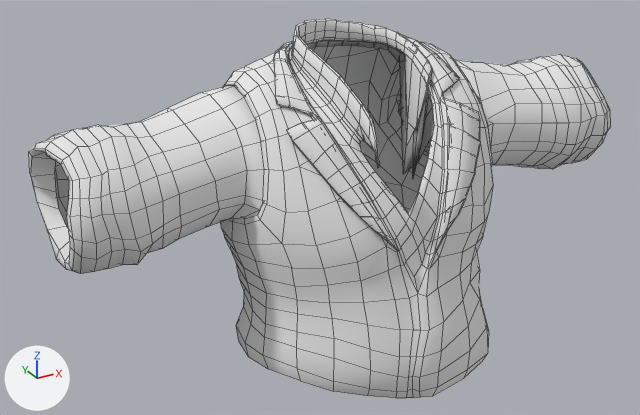
A saved change to the OBJ model data/mesh/Utah/Uth_Shirt_MshShape.obj.
One viewpoint serves both versions: a 50 mm camera at (-64.0, -104.3, 188.5) aimed at (-6.0, 1.2, 135.8). Arrows for +X, +Y and +Z are at lower left; the lights stay in place. Mesh edges are drawn as thin lines. Where no turn or scale is listed for an object, it has been applied to the vertices.

In view in the first picture: 'Uth_Shirt_MshShape'.
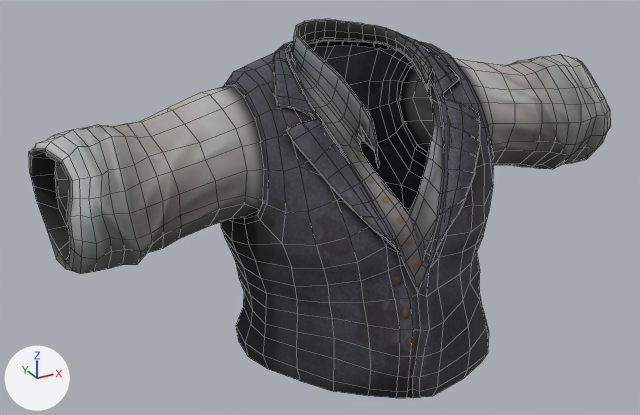
Where the change shows, as pixel boxes (x1, y1, x2, y2) in the pictures (640 x 415 px; the box of a moved part takes in the faces that stretch with it):
```json
{"object": "Uth_Shirt_MshShape", "change": "surface changed, reshaped", "before": [29, 19, 611, 398], "after": [29, 19, 611, 398]}
{"part": 1, "of": "me_uth_shirt_mshshape", "change": "moved or reshaped", "before": [360, 23, 515, 185], "after": [360, 23, 515, 185]}
```

Scene script edits in JSON lines:
```json
{"op": "add", "block": "img_chrutah_body_diffuse_dds", "code": ["img_chrutah_body_diffuse_dds = load_image('ChrUtah_Body_Diffuse.dds', 'ChrUtah_Body_Diffuse.dds', 2048, 2048, 'sRGB')"]}
{"op": "add", "block": "img_chrutah_body_normal_dds", "code": ["img_chrutah_body_normal_dds = load_image('ChrUtah_Body_Normal.dds', 'ChrUtah_Body_Normal.dds', 2048, 2048, 'sRGB')"]}
{"op": "add", "block": "mat_chrutah_mesh_body_sg", "code": "n2 = _N.new('ShaderNodeTexImage'); n2.name = 'Image Texture'"}
{"op": "add", "block": "mat_chrutah_mesh_body_sg", "code": "n2.image = img_chrutah_body_diffuse_dds"}
{"op": "add", "block": "mat_chrutah_mesh_body_sg", "code": "n3 = _N.new('ShaderNodeTexImage'); n3.name = 'Image Texture.001'"}
{"op": "add", "block": "mat_chrutah_mesh_body_sg", "code": "n3.image = img_chrutah_body_normal_dds"}
{"op": "add", "block": "mat_chrutah_mesh_body_sg", "code": "n4 = _N.new('ShaderNodeNormalMap'); n4.name = 'Normal Map'"}
{"op": "add", "block": "mat_chrutah_mesh_body_sg", "code": "n4.inputs[0].default_value = 0.0  # 'Strength'"}
{"block": "mat_chrutah_mesh_body_sg", "where": "n0 = _N.new('ShaderNodeBsdfPrincipled'); n0.name = 'Principled BSDF'"}
{"op": "add", "block": "mat_chrutah_mesh_body_sg", "code": "_L.new(n2.outputs[0], n0.inputs[0])  # 'Color' to 'Base Color'"}
{"op": "add", "block": "mat_chrutah_mesh_body_sg", "code": "_L.new(n3.outputs[0], n4.inputs[1])  # 'Color' to 'Color'"}
{"op": "add", "block": "mat_chrutah_mesh_body_sg", "code": "_L.new(n4.outputs[0], n0.inputs[5])  # 'Normal' to 'Normal'"}
{"block": "me_uth_shirt_mshshape", "where": "me_uth_shirt_mshshape.from_pydata(...)  # 1409 vertices, 1380 faces; spans x -45.0..45.1, y -19.8..16.9, z 112.1..162.2"}
{"block": "me_uth_shirt_mshshape", "where": "# used by ob_uth_shirt_mshshape; location = (0.0, 0.0, 0.0)"}
{"block": "me_uth_shirt_mshshape", "change": "me_uth_shirt_mshshape part 1: 55 of 1409 vertices moved; they spanned x 5.5..22.1, y -7.9..15.9, z 135.0..160.2 and now span x 5.6..22.2, y -8.0..16.2, z 136.2..160.6; mean shift (0.3, 0.2, 3.5); largest move (9.8, 2.9, 137.5) -> (11.4, 3.5, 158.3)"}
```
